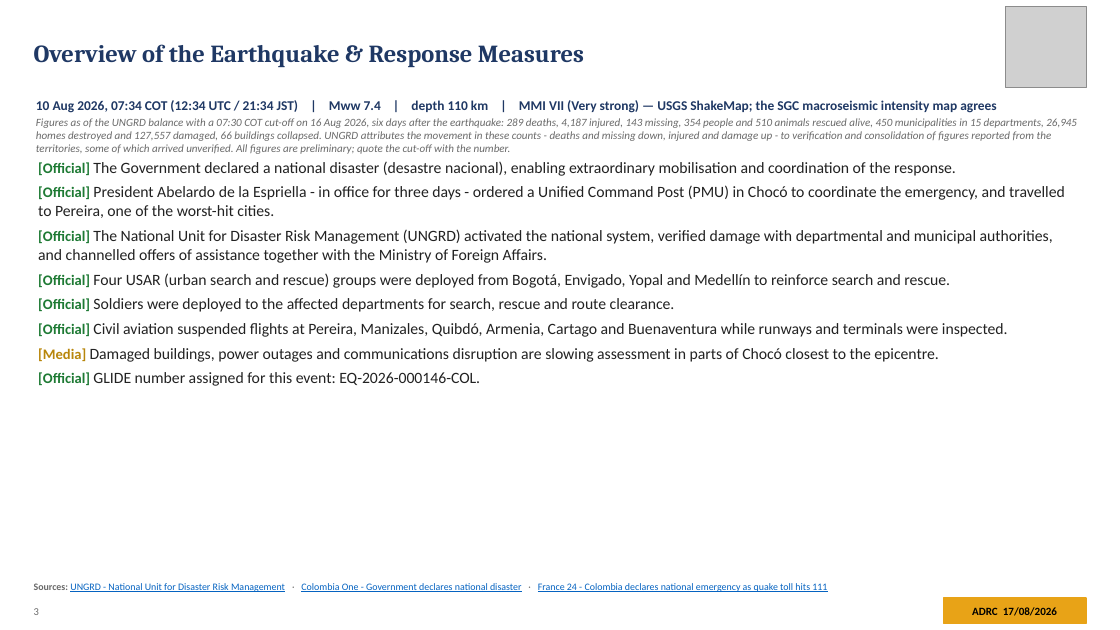
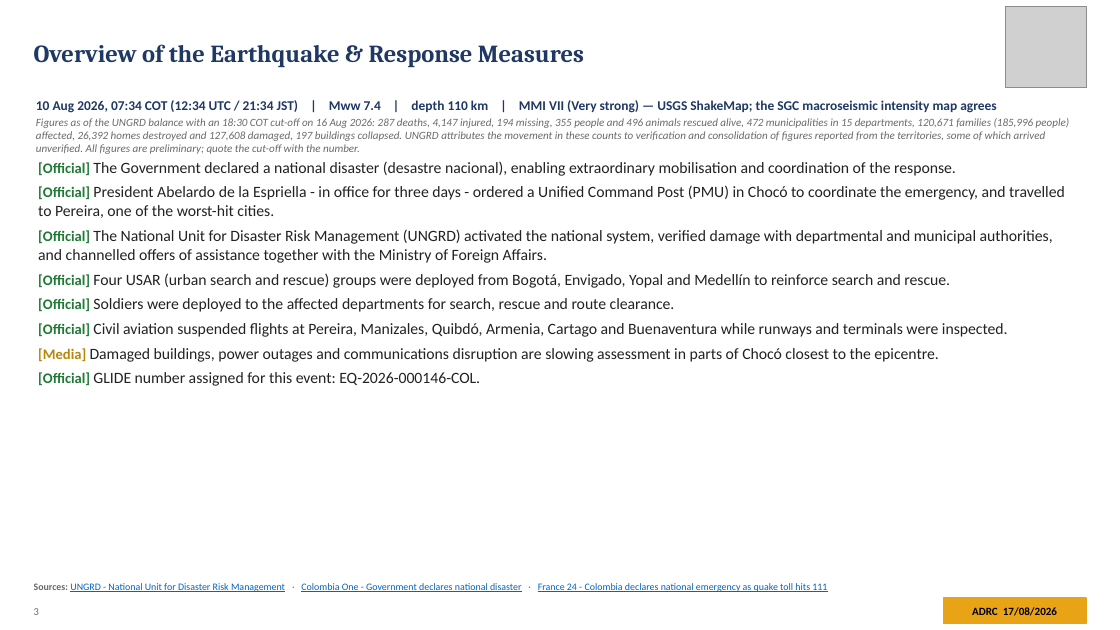
Before and after one commit to kochobi-max/whatsmap, a slide deck: slide 3 of reports/colombia_eq_20260810/output/ADRC_EQ_COL_Choco_20260810_EN.pptx. Drawn at 1120x630 pixels with LibreOffice and Linux fonts; fonts in the diff are those of the drawing; grey boxes stand for pictures. Boxes give left, top, right and bottom in pixels: in the first picture for what was removed or moved away, otherwise in the second. Text is boxed around its words. In the diff, an @@ line names an element or a change of style, - is before the commit and + after.

```diff
--- a/reports/colombia_eq_20260810/output/ADRC_EQ_COL_Choco_20260810_EN.pptx
+++ b/reports/colombia_eq_20260810/output/ADRC_EQ_COL_Choco_20260810_EN.pptx
@@ text at (36, 118, 1069, 154): text changed @@
-Figures as of the UNGRD balance with a 07:30 COT cut-off on 16 Aug 2026, six days after the earthquake: 289 deaths, 4,187 injured, 143 missing, 354 people and 510 animals rescued alive, 450 municipalities in 15 departments, 26,945 homes destroyed and 127,557 damaged, 66 buildings collapsed. UNGRD attributes the movement in these counts - deaths and missing down, injured and damage up - to verification and consolidation of figures reported from the territories, some of which arrived unverified. All figures are preliminary; quote the cut-off with the number.
+Figures as of the UNGRD balance with an 18:30 COT cut-off on 16 Aug 2026: 287 deaths, 4,147 injured, 194 missing, 355 people and 496 animals rescued alive, 472 municipalities in 15 departments, 120,671 families (185,996 people) affected, 26,392 homes destroyed and 127,608 damaged, 197 buildings collapsed. UNGRD attributes the movement in these counts to verification and consolidation of figures reported from the territories, some of which arrived unverified. All figures are preliminary; quote the cut-off with the number.
```
Also in this commit, not shown: 11 other slides changed, 8 other files.
